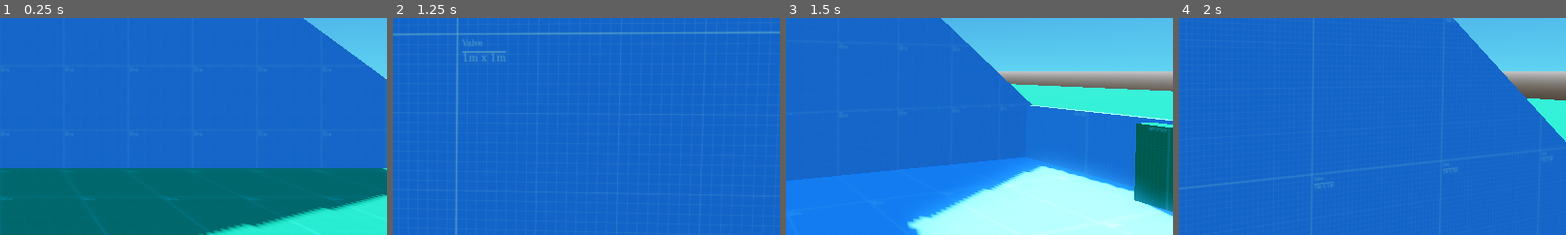
Above: before the commit, frames 1-4 (left to right).
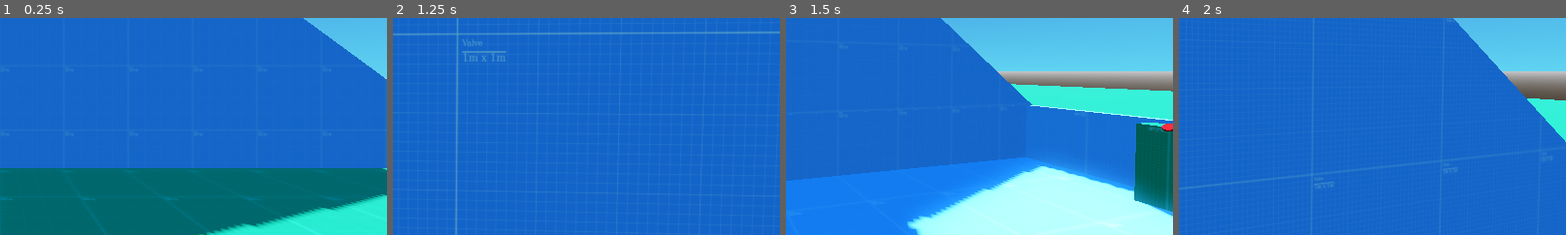
Above: after the commit, the same moments.

Repository: jakemeinershagen/space-exploration-game
Game: Godot game, scene res://World.tscn
Two runs of this game, one before a commit and one after it. Both use one fixed random seed, a clock stepped at 60 frames per second and the inputs below.
Inputs (mouse positions are % of the whole screen's width and height, from its top left):
- Up to frame 1 (0.25 s): no input
- Up to frame 2 (1.25 s): tap Enter at 0.5 s; move the mouse to (49, 52) at 0.52 s; hold W (move_forward) from 0.53 s (still down); tap E (interact, bound only after the commit) at 0.6 s; click (49, 52) at 0.67 s; tap Space (jump) at 0.77 s
- Up to frame 3 (1.5 s): keep holding W (move_forward); move the mouse to (57, 51) at 1.27 s; tap E (interact, bound only after the commit) at 1.35 s; click (57, 51) at 1.42 s
- Up to frame 4 (2 s): keep holding W (move_forward); tap Space (jump) at 1.52 s
The pictures show only the part of the screen within x 50-100%, y 36-86%; the shares and areas given below are measured in that part.

Frames 1-2 are identical in both runs. In frame 3, less than 0.1% of the frame differs, in the area x 96-100%, y 48-53%; in frame 4, nothing differs.

Commit message:
created basic ship button

Diff:
--- /dev/null
+++ b/Button.tscn
@@ -0,0 +1,26 @@
+[gd_scene load_steps=5 format=3 uid="uid://dgfdnjqen0ko7"]
+
+[ext_resource type="Script" path="res://Scripts/button.gd" id="1_4pjef"]
+
+[sub_resource type="CylinderMesh" id="CylinderMesh_va1cr"]
+top_radius = 0.02
+bottom_radius = 0.02
+height = 0.01
+
+[sub_resource type="StandardMaterial3D" id="StandardMaterial3D_jhhkb"]
+albedo_color = Color(1, 0, 0, 1)
+
+[sub_resource type="CylinderShape3D" id="CylinderShape3D_71y3y"]
+height = 0.01
+radius = 0.02
+
+[node name="Button" type="StaticBody3D"]
+script = ExtResource("1_4pjef")
+
+[node name="MeshInstance3D" type="MeshInstance3D" parent="."]
+mesh = SubResource("CylinderMesh_va1cr")
+skeleton = NodePath("../..")
+surface_material_override/0 = SubResource("StandardMaterial3D_jhhkb")
+
+[node name="CollisionShape3D" type="CollisionShape3D" parent="."]
+shape = SubResource("CylinderShape3D_71y3y")
--- a/Player.tscn
+++ b/Player.tscn
@@ -41,3 +41,8 @@
 [node name="FPVCam" type="Camera3D" parent="."]
 transform = Transform3D(1, 0, 0, 0, 1, 0, 0, 0, 1, 0, 0.473787, -0.50036)
 current = true
+
+[node name="RayCast3D" type="RayCast3D" parent="FPVCam"]
+target_position = Vector3(0, 0, -2)
+collision_mask = 4
+debug_shape_custom_color = Color(0, 1, 0, 1)
--- /dev/null
+++ b/Scripts/button.gd
@@ -0,0 +1,3 @@
+extends StaticBody3D
+
+signal interact
--- a/Scripts/player.gd
+++ b/Scripts/player.gd
@@ -5,24 +5,22 @@
 const JUMP_VELOCITY = 4.5
 const MOUSE_SENSITIVITY = 0.1
 
+@onready var cam_pivot = $CameraPivot
+@onready var fpv_cam = $FPVCam
+@onready var interact_ray = $FPVCam/RayCast3D
+
 # Get the gravity from the project settings to be synced with RigidBody nodes.
 var gravity = ProjectSettings.get_setting("physics/3d/default_gravity")
-
-@onready var cam_pivot = $CameraPivot
-@onready var fpv_cam = $FPVCam
+var movement_enabled = true
 
 func _ready():
 	Input.mouse_mode = Input.MOUSE_MODE_CAPTURED
 
 func _input(event):
-	if event is InputEventMouseMotion and Input.mouse_mode == Input.MOUSE_MODE_CAPTURED:
-		rotate_y(deg_to_rad(-event.relative.x * MOUSE_SENSITIVITY))
-
-		fpv_cam.rotate_x(deg_to_rad(-event.relative.y) * MOUSE_SENSITIVITY)
-		fpv_cam.rotation.x = clamp(fpv_cam.rotation.x, deg_to_rad(-90), deg_to_rad(90))
-
-		cam_pivot.rotate_x(deg_to_rad(-event.relative.y * MOUSE_SENSITIVITY))
-		cam_pivot.rotation.x = clamp(cam_pivot.rotation.x, deg_to_rad(-90), deg_to_rad(30))
+	if movement_enabled:
+		_camera_motion(event)
+	else:
+		pass
 
 	if Input.is_action_just_pressed("ui_cancel"):
 		Input.mouse_mode = Input.MOUSE_MODE_VISIBLE
@@ -30,8 +28,19 @@
 			and Input.mouse_mode == Input.MOUSE_MODE_VISIBLE:
 		Input.mouse_mode = Input.MOUSE_MODE_CAPTURED
 
+	if Input.is_action_just_pressed("interact"):
+		_interact()
+
 func _physics_process(delta):
+	if movement_enabled:
+		_player_movement(delta)
+	else:
+		pass
+
+
+func _player_movement(delta):
 	# Add the gravity.
+	# I'm somewhat worried is_on_floor may cause problems later, but we'll see
 	if not is_on_floor():
 		velocity.y -= gravity * delta
 
@@ -51,3 +60,19 @@
 		velocity.z = move_toward(velocity.z, 0, SPEED)
 
 	move_and_slide()
+
+func _camera_motion(event):
+	if event is InputEventMouseMotion and Input.mouse_mode == Input.MOUSE_MODE_CAPTURED:
+		rotate_y(deg_to_rad(-event.relative.x * MOUSE_SENSITIVITY))
+
+		fpv_cam.rotate_x(deg_to_rad(-event.relative.y) * MOUSE_SENSITIVITY)
+		fpv_cam.rotation.x = clamp(fpv_cam.rotation.x, deg_to_rad(-90), deg_to_rad(90))
+
+		cam_pivot.rotate_x(deg_to_rad(-event.relative.y * MOUSE_SENSITIVITY))
+		cam_pivot.rotation.x = clamp(cam_pivot.rotation.x, deg_to_rad(-90), deg_to_rad(30))
+
+func _interact():
+	if interact_ray.is_colliding():
+		var collider = interact_ray.get_collider()
+		if collider.has_signal("interact"):
+			collider.emit_signal("interact")
--- /dev/null
+++ b/Scripts/ship.gd
@@ -0,0 +1,6 @@
+extends VehicleBody3D
+
+
+
+func _on_button_interact():
+	print("ship interact")
--- a/Ship.tscn
+++ b/Ship.tscn
@@ -1,7 +1,9 @@
-[gd_scene load_steps=4 format=3 uid="uid://cxqrlj1vb6ewe"]
+[gd_scene load_steps=6 format=3 uid="uid://cxqrlj1vb6ewe"]
 
+[ext_resource type="Script" path="res://Scripts/ship.gd" id="1_5dv5p"]
 [ext_resource type="Material" uid="uid://cpydy1ewoe41j" path="res://Assets/BlueGrid.tres" id="1_ffv3v"]
 [ext_resource type="Material" uid="uid://crbbj8vl47i68" path="res://Assets/GreenGrid.tres" id="2_2un30"]
+[ext_resource type="PackedScene" uid="uid://dgfdnjqen0ko7" path="res://Button.tscn" id="3_8xx3k"]
 
 [sub_resource type="BoxShape3D" id="BoxShape3D_4p1xi"]
 size = Vector3(12.498, 0.70488, 4.55585)
@@ -9,6 +11,7 @@
 [node name="Ship" type="VehicleBody3D"]
 collision_layer = 4
 collision_mask = 3
+script = ExtResource("1_5dv5p")
 
 [node name="CSGCombiner3D" type="CSGCombiner3D" parent="."]
 transform = Transform3D(1, 0, 0, 0, 1, 0, 0, 0, 1, 0, 0.753886, 0)
@@ -52,3 +55,9 @@
 [node name="CollisionShape3D" type="CollisionShape3D" parent="."]
 transform = Transform3D(1, 0, 0, 0, 1, 0, 0, 0, 1, 0, 0.446275, 0)
 shape = SubResource("BoxShape3D_4p1xi")
+
+[node name="Button" parent="." instance=ExtResource("3_8xx3k")]
+transform = Transform3D(1.98043, -1.59841, 0, 1.59841, 1.98043, 0, 0, 0, 2.545, 5.05045, 1.72343, 0.00255176)
+collision_layer = 4
+
+[connection signal="interact" from="Button" to="." method="_on_button_interact"]
--- a/project.godot
+++ b/project.godot
@@ -81,6 +81,12 @@
 , Object(InputEventJoypadButton,"resource_local_to_scene":false,"resource_name":"","device":-1,"button_index":0,"pressure":0.0,"pressed":false,"script":null)
 ]
 }
+interact={
+"deadzone": 0.5,
+"events": [Object(InputEventKey,"resource_local_to_scene":false,"resource_name":"","device":-1,"window_id":0,"alt_pressed":false,"shift_pressed":false,"ctrl_pressed":false,"meta_pressed":false,"pressed":false,"keycode":0,"physical_keycode":69,"key_label":0,"unicode":101,"echo":false,"script":null)
+, Object(InputEventJoypadButton,"resource_local_to_scene":false,"resource_name":"","device":-1,"button_index":2,"pressure":0.0,"pressed":false,"script":null)
+]
+}
 
 [layer_names]
 
